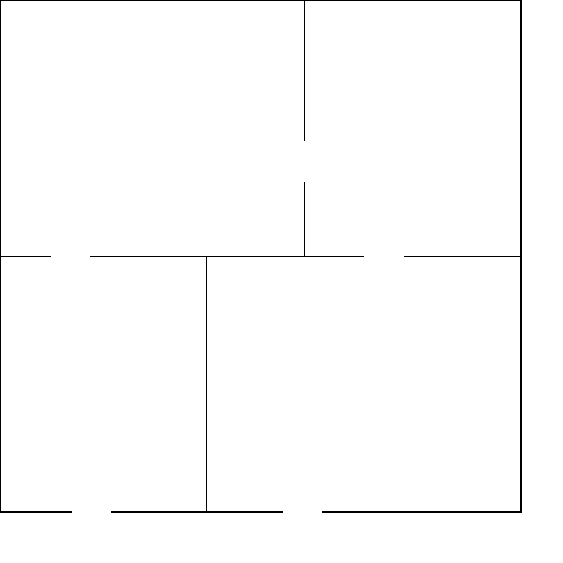
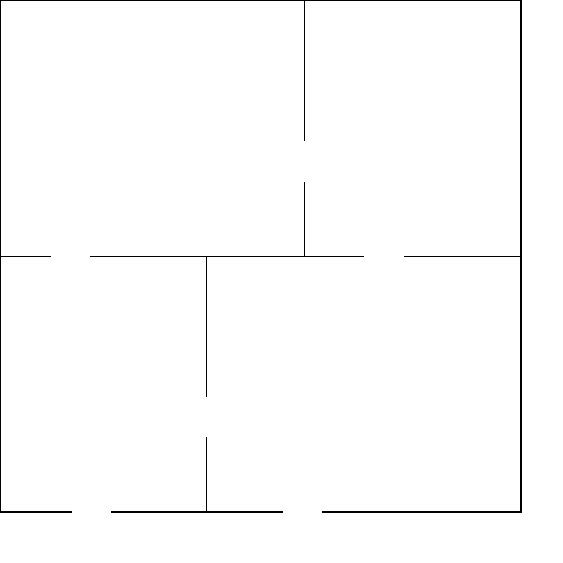
Two versions of the same layered image (563x563). Layer-by-layer changes:
painted on "Layer" over [206, 397, 207, 437]
